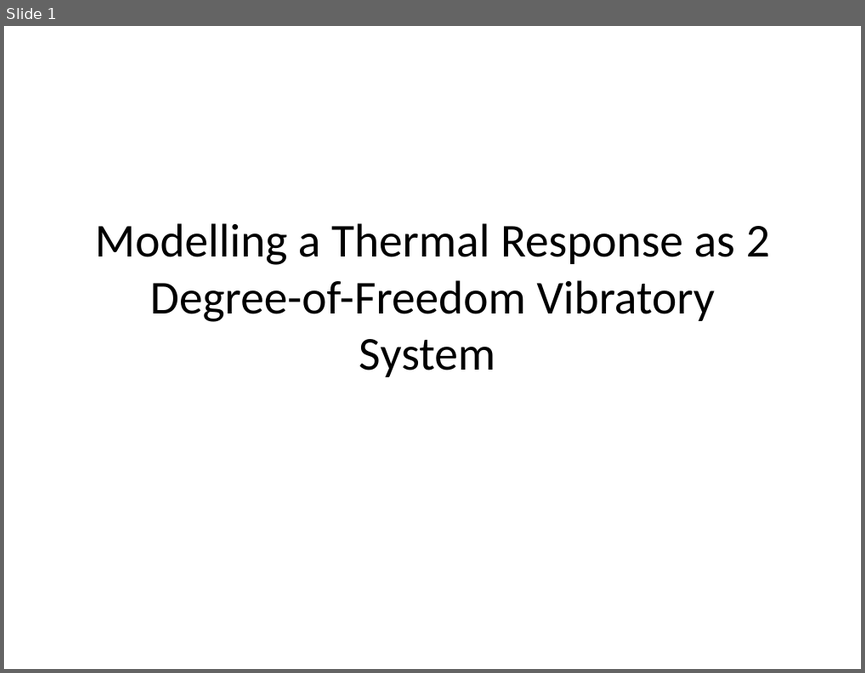
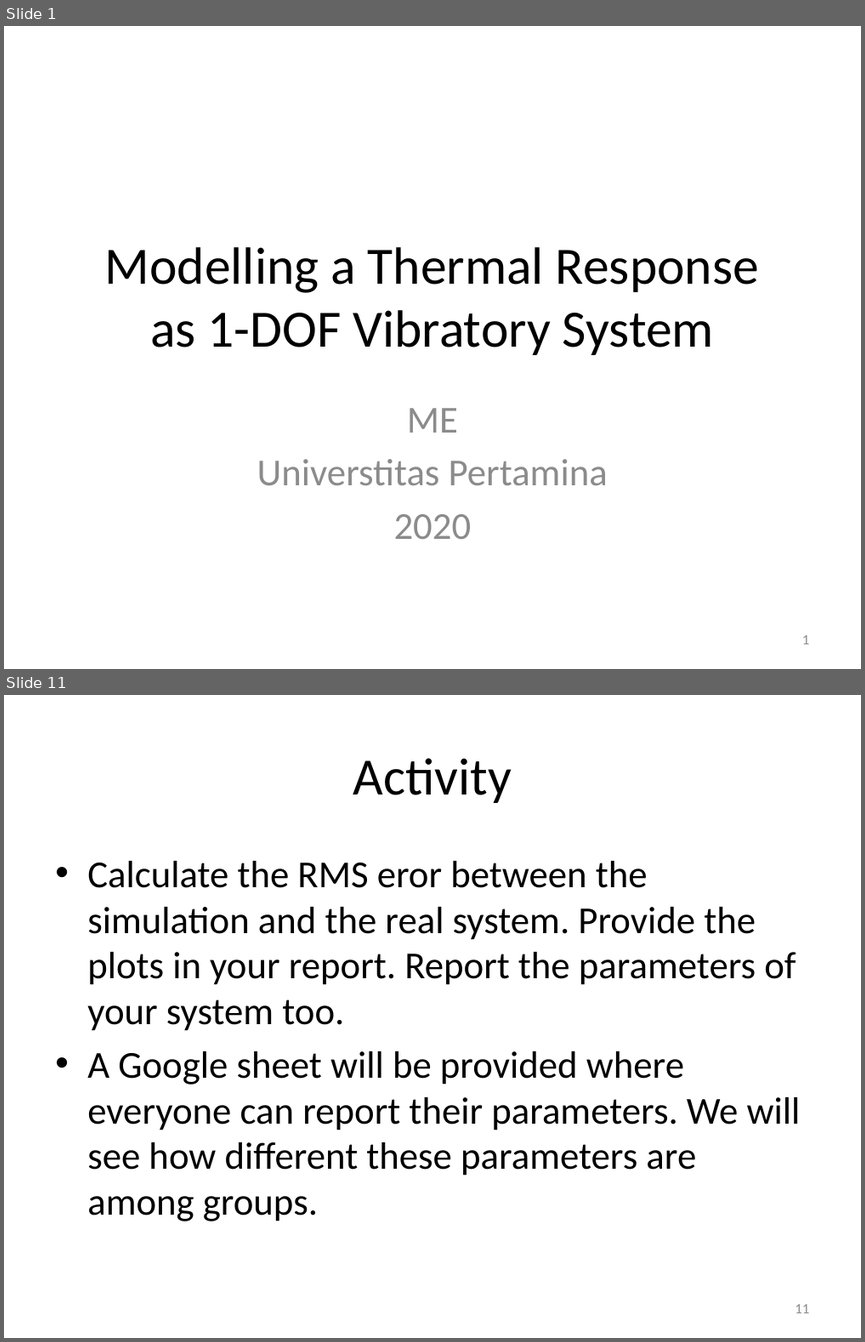
Before and after one commit to auralius/up_temperature_control_device, a slide deck: Activities/Presentations/SOPDT Optimization.pptx. Shown one above the other, each under a label of ours: slide 1 before the commit, slides 1 and 11 after it; the slides between them are not shown. The pictures are 865x673 and 865x1342 pixels, drawn with LibreOffice and Linux fonts; fonts in the diff are those of the drawing. Boxes give left, top, right and bottom in pixels: in the first picture for what was removed or moved away, otherwise in the second. Text is boxed around its words. In the diff, an @@ line names an element or a change of style, - is before the commit and + after.

```diff
--- a/Activities/Presentations/SOPDT Optimization.pptx
+++ b/Activities/Presentations/SOPDT Optimization.pptx
@@ slide 11 added at (x1=4, y1=695, x2=861, y2=1338), background #FFFFFF @@
@@ title added at (x1=353, y1=758, x2=511, y2=803), 44 pt, text #000000 @@
+Activity
@@ text added at (x1=87, y1=861, x2=800, y2=1221), 32 pt, text #000000 @@
+• Calculate the RMS eror between the simulation and the real system. Provide the plots in your report. Report the parameters of your system too.
+• A Google sheet will be provided where everyone can report their parameters. We will see how different these parameters are among groups.
@@ page number added at (x1=794, y1=1304, x2=809, y2=1313), 12 pt, text #8C8C8C @@
+11
@@ slide 1 changed as well @@
@@ title at (x1=105, y1=247, x2=759, y2=355): text changed; size 39.6 to 44 pt @@
-Modelling a Thermal Response as 2 Degree-of-Freedom Vibratory System
+Modelling a Thermal Response as 1-DOF Vibratory System
@@ subtitle added at (x1=257, y1=408, x2=608, y2=539), 32 pt, text #8C8C8C @@
+ME
+Universtitas Pertamina
+2020
@@ page number added at (x1=802, y1=635, x2=809, y2=644), 12 pt, text #8C8C8C @@
+1
```
Also in this commit, not shown: 9 other slides added, 5 slides removed.
